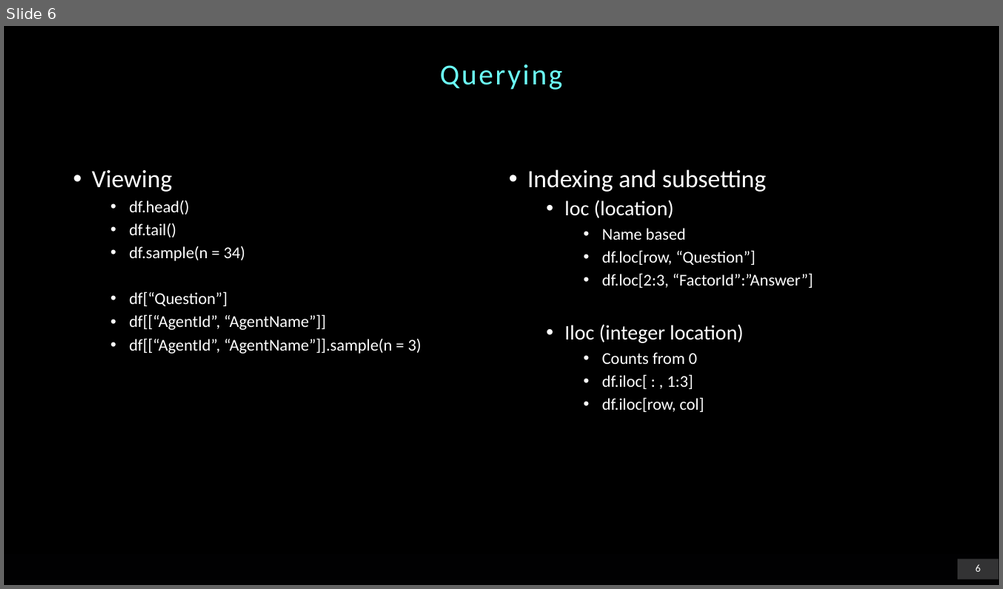
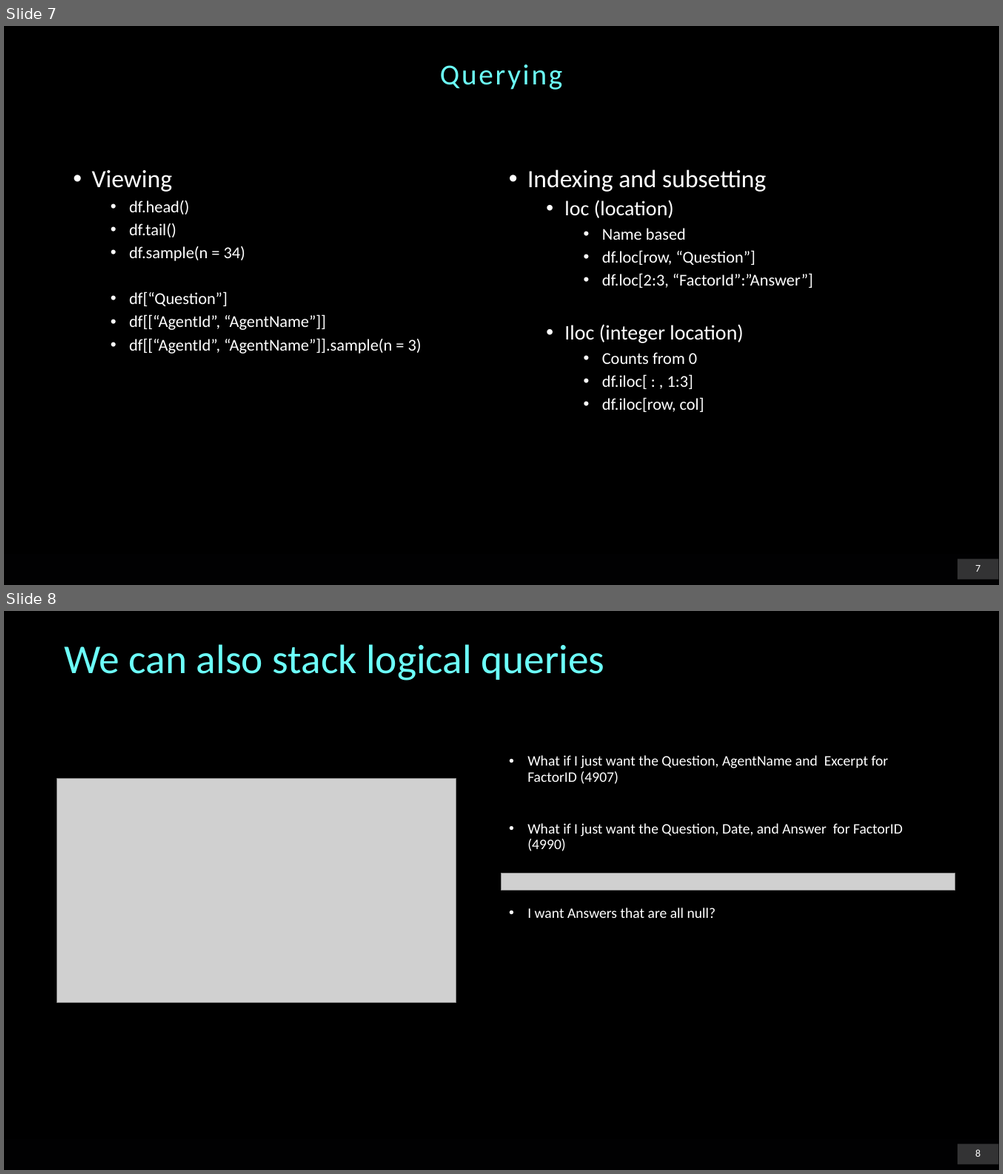
Before and after one commit to chrischank/python4data_zerotomiso, a slide deck: references/03_DataFrame.pptx. Shown one above the other, each under a label of ours: slide 6 before the commit, slides 7 and 8 after it. The pictures are 1003x589 and 1003x1174 pixels, drawn with LibreOffice and Linux fonts; fonts in the diff are those of the drawing; grey boxes stand for pictures; background and template pictures are left out. Boxes give left, top, right and bottom in pixels: in the first picture for what was removed or moved away, otherwise in the second. Text is boxed around its words. In the diff, an @@ line names an element or a change of style, - is before the commit and + after.

```diff
--- a/references/03_DataFrame.pptx
+++ b/references/03_DataFrame.pptx
@@ slide 8 added at (4, 611, 999, 1170), background #000000; not listed: 2 template elements that a slide beside it also shows @@
@@ title added at (64, 644, 605, 681), 39.6 pt, text #6CFFFA @@
+We can also stack logical queries
@@ text added at (527, 755, 902, 918), 14 pt, text #FFFFFF @@
+• What if I just want the Question, AgentName and Excerpt for FactorID (4907)
+• What if I just want the Question, Date, and Answer for FactorID (4990)
+• I want Answers that are all null?
@@ picture added at (57, 779, 456, 1003) @@
@@ picture added at (502, 874, 955, 891) @@
@@ what was slide 6 is now slide 7 @@
@@ page number at (975, 565, 980, 572): text changed @@
-6
+7
```
Also in this commit, not shown: 1 slide changed, 6 other slides added, 1 other file.
